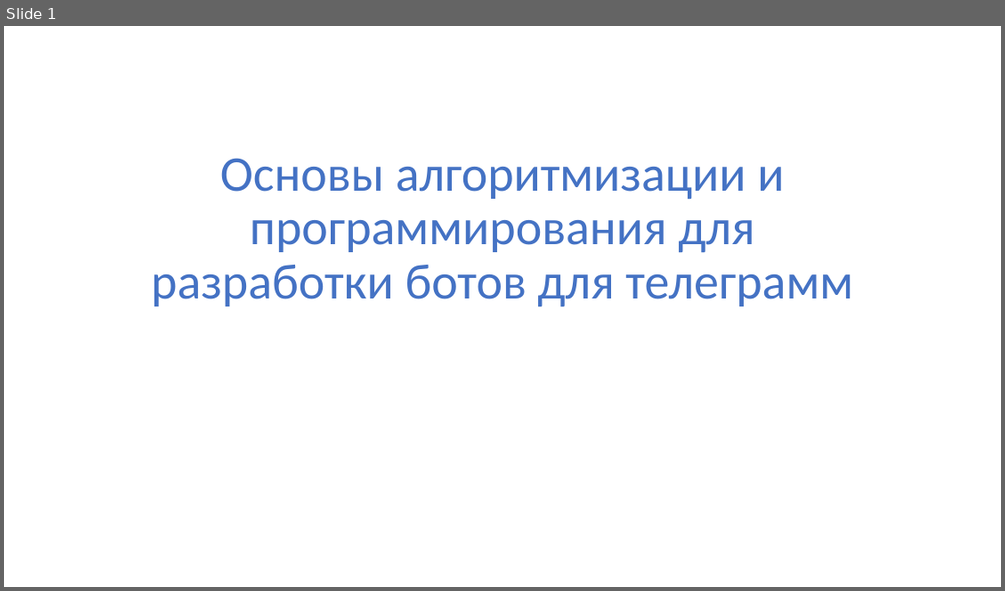
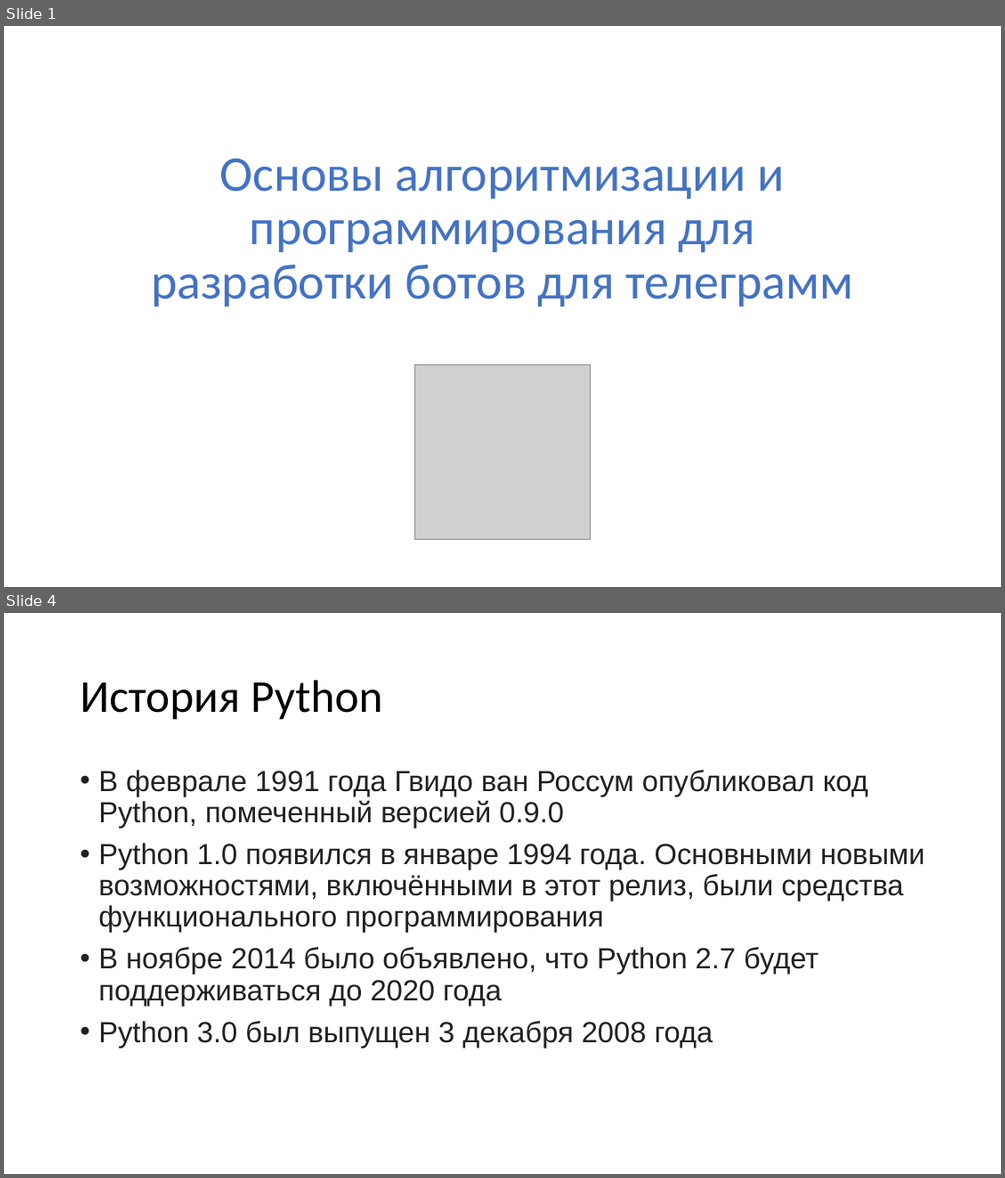
Before and after one commit to paveltsytovich/telegram-course, a slide deck: Presentation/Основы алгоритмизации и программирования.pptx. Shown one above the other, each under a label of ours: slide 1 before the commit, slides 1 and 4 after it; the slides between them are not shown. The pictures are 1005x591 and 1005x1178 pixels, drawn with LibreOffice and Linux fonts; fonts in the diff are those of the drawing; grey boxes stand for pictures. Boxes give left, top, right and bottom in pixels: in the first picture for what was removed or moved away, otherwise in the second. Text is boxed around its words. In the diff, an @@ line names an element or a change of style, - is before the commit and + after.

```diff
--- a/Presentation/Основы алгоритмизации и программирования.pptx
+++ b/Presentation/Основы алгоритмизации и программирования.pptx
@@ slide 4 added at [4,613,1001,1174], background #FFFFFF @@
@@ title added at [80,680,382,720], 44 pt, text #000000 @@
+История Python
@@ text added at [98,770,925,1047], 28 pt, text #202122 @@
+• В феврале 1991 года Гвидо ван Россум опубликовал код Python, помеченный версией 0.9.0
+• Python 1.0 появился в январе 1994 года. Основными новыми возможностями, включёнными в этот релиз, были средства функционального программирования
+• В ноябре 2014 было объявлено, что Python 2.7 будет поддерживаться до 2020 года
+• Python 3.0 был выпущен 3 декабря 2008 года
@@ slide 1 changed as well @@
@@ picture added at [414,365,590,539] @@
```
Also in this commit, not shown: 6 other slides added, 1 other file.
